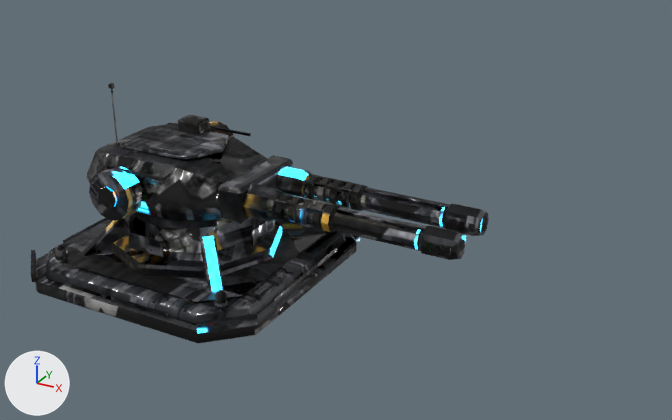
Renders of the glTF model public/assets/models/structures/terran_turret.glb from each side of a commit.
Before and after are seen from a 50 mm lens placed at (8.1, -10.34, 6.54), pointed at (2.37, 0.07, 1.34). The axes (+X, +Y, +Z) are drawn at lower left. The lights are the same throughout. The first picture is the older version. Where no turn or scale is listed for an object, it has been applied to the vertices. Vertices at exactly the same position are counted once.

The older version as bpy lines, for what is in view:
```python
me_base = bpy.data.meshes.new('Base')
me_base.from_pydata(...)  # 552 vertices, 992 faces; spans x -2.03..2.03, y -2.03..2.03, z 0.0..1.04
me_base.materials.append(mat_terranturretmat)
me_turret = bpy.data.meshes.new('Turret')
me_turret.from_pydata(...)  # 954 vertices, 1696 faces; spans x -1.35..4.43, y -1.35..1.35, z 1.01..2.82
me_turret.materials.append(mat_terranturretmat)
ob_base = bpy.data.objects.new('Base', me_base)
ob_base.location = (0.0, 0.0, 0.0)
ob_turret = bpy.data.objects.new('Turret', me_turret)
ob_turret.location = (0.0, 0.0, 0.0)
```
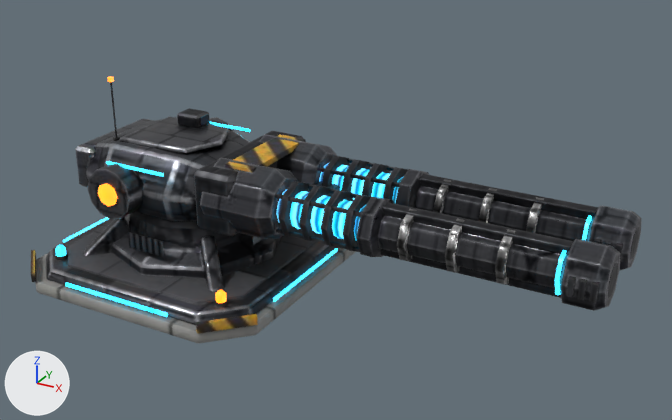
Edits to the bpy script that builds the scene:
```text
Change me_base:
    where me_base.from_pydata(...)  # 552 vertices, 992 faces; spans x -2.03..2.03, y -2.03..2.03, z 0.0..1.04
    used by ob_base; location = (0.0, 0.0, 0.0)
    me_base part 1: texture (UV) coordinates of 992 of 992 faces, centred in x -2.02..2.02, y -2.02..2.02, z 0.0..1.04, changed; they spanned u 0.0..0.99, v 0.0..0.98 and now span u 0.0..0.96, v 0.0..0.97
Change me_turret:
    used by ob_turret; location = (0.0, 0.0, 0.0)
    remove me_turret.from_pydata(...)  # 954 vertices, 1696 faces; spans x -1.35..4.43, y -1.35..1.35, z 1.01..2.82
    add me_turret.from_pydata(...)  # 370 vertices, 672 faces; spans x -1.6..1.52, y -1.35..1.35, z 1.01..2.92
    me_turret part 2: the loose piece of 30 vertices spanning x -0.89..0.53, y -0.59..0.59, z 1.89..1.96 is moved by (0.0, 0.0, 0.1)
    me_turret part 3: a new loose piece, a box spanning x 1.08..1.52, y -0.7..0.7, z 1.96..2.04, in mat_terranturretmat
    me_turret part 4: the loose piece of 24 vertices spanning x 0.92..1.32, y -0.72..0.72, z 1.18..1.7 is scaled about its middle by (0.882, 1.12, 1.26), then moved by (-2.54, 0.0, 0.1)
    me_turret part 5: a new loose piece, a 12-sided cylinder along y spanning x -0.88..-0.12, y 1.0..1.32, z 1.12..1.88, in mat_terranturretmat
    me_turret part 6: the loose piece of 8 vertices spanning x -0.7..0.3, y 1.06..1.08, z 1.77..1.81 is moved by (0.0, 0.0, 0.07)
    me_turret part 7: a new loose piece, a 12-sided cylinder along y spanning x -0.88..-0.12, y -1.32..-1.0, z 1.12..1.88, in mat_terranturretmat
    me_turret part 8: the loose piece of 16 vertices spanning x -0.66..-0.34, y -1.35..-1.32, z 1.3..1.62 is moved by (0.0, 0.0, 0.04)
    me_turret part 9: the loose piece of 8 vertices spanning x -0.7..0.3, y -1.08..-1.06, z 1.77..1.81 is moved by (0.0, 0.0, 0.07)
    me_turret part 10: the loose piece of 24 vertices spanning x -0.5..-0.1, y 0.29..0.61, z 1.94..2.14 is moved by (0.0, 0.0, 0.1)
    me_turret part 11: the loose piece of 8 vertices spanning x -0.11..-0.09, y 0.35..0.55, z 1.99..2.11 is moved by (0.0, 0.0, 0.1)
    me_turret part 12: the loose piece of 12 vertices spanning x -1.04..-0.96, y -0.55..-0.45, z 1.79..1.91 is moved by (0.0, 0.0, 0.1)
    me_turret part 13: the loose piece of 8 vertices spanning x -1.02..-0.98, y -0.52..-0.48, z 1.91..2.79 is moved by (0.0, 0.0, 0.1)
    me_turret part 14: the loose piece of 8 vertices spanning x -1.03..-0.97, y -0.53..-0.47, z 2.76..2.82 is moved by (0.0, 0.0, 0.1)
    me_turret part 15: a new loose piece of 24 vertices spanning x 0.73..1.37, y -1.0..1.0, z 1.1..1.98, in mat_terranturretmat
    me_turret part 16: 40 loose pieces with 664 vertices, spanning x -0.86..4.43, y -1.32..1.32, z 1.1..1.82, are deleted
    me_turret part 17: 58 vertices removed from x -1.35..1.05, y -1.04..1.04, z 1.36..1.9; 58 vertices added at x -1.35..1.05, y -1.04..1.04, z 1.4..2.0
    other edits to the shape of me_turret do not show in these pictures
Add me_guns:
    me_guns.from_pydata(...)  # 736 vertices, 1292 faces; spans x 0.9..6.32, y -1.07..1.07, z 1.03..2.05
    me_guns.materials.append(mat_terranturretmat)
Add ob_guns:
    ob_guns = bpy.data.objects.new('Guns', me_guns)
    ob_guns.location = (0.0, 0.0, 0.0)
```

Boxes [x1, y1, x2, y2] around the edits, measured in the pictures (672 x 420 px; the box of a moved part takes in the faces that stretch with it):
'Guns', added: after [200, 134, 642, 311]
'Turret', reshaped (42% narrower, 9% shorter): before [87, 83, 489, 260]; after [75, 76, 306, 237]
part 1 of me_base, surface changed: [31, 214, 356, 344] in both
part 2 of me_turret, moved or reshaped: before [120, 123, 230, 160]; after [119, 116, 230, 154]
part 3 of me_turret, added: after [225, 134, 306, 173]
part 4 of me_turret, moved or reshaped: before [218, 155, 293, 224]; after [75, 118, 154, 187]
part 5 of me_turret, added (mostly hidden): after [208, 117, 234, 131]
part 6 of me_turret, moved or reshaped: before [210, 126, 251, 136]; after [210, 122, 250, 132]
part 7 of me_turret, added: after [88, 162, 143, 219]
part 8 of me_turret, moved or reshaped: before [98, 187, 117, 208]; after [98, 183, 118, 206]
part 9 of me_turret, moved or reshaped: before [107, 166, 164, 181]; after [106, 161, 164, 177]
part 10 of me_turret, moved or reshaped: before [178, 115, 210, 134]; after [177, 108, 210, 128]
part 11 of me_turret, moved or reshaped: before [200, 121, 209, 132]; after [200, 114, 209, 125]
part 12 of me_turret, moved or reshaped: before [114, 143, 121, 147]; after [113, 136, 120, 141]
part 13 of me_turret, moved or reshaped: before [111, 89, 118, 144]; after [110, 82, 117, 138]
part 14 of me_turret, moved or reshaped: before [108, 83, 115, 89]; after [107, 76, 114, 82]
part 15 of me_turret, added: after [194, 131, 304, 237]
part 16 of me_turret, deleted: before [89, 121, 489, 260]
part 17 of me_turret, moved or reshaped: before [87, 123, 268, 220]; after [86, 117, 250, 220]
